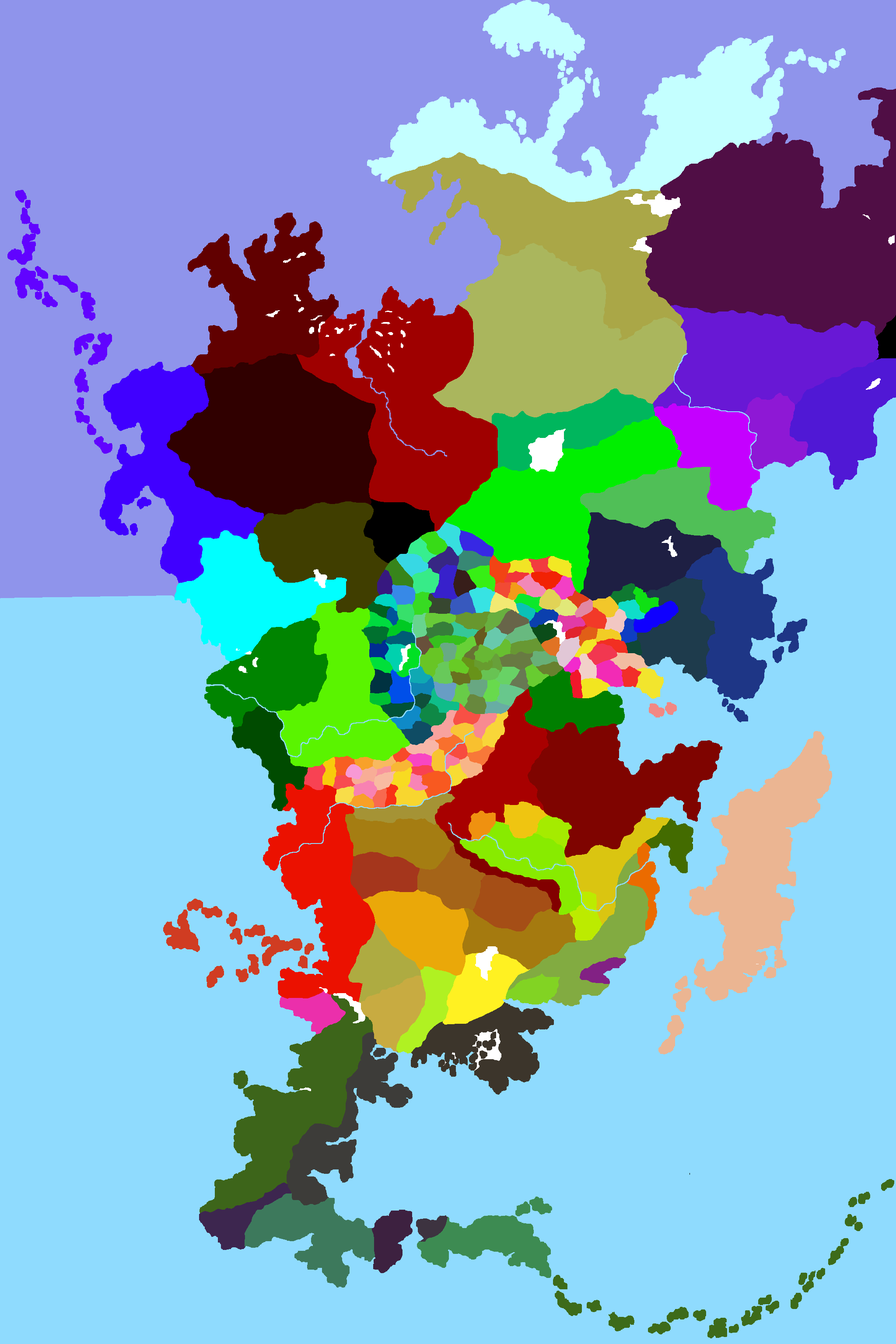
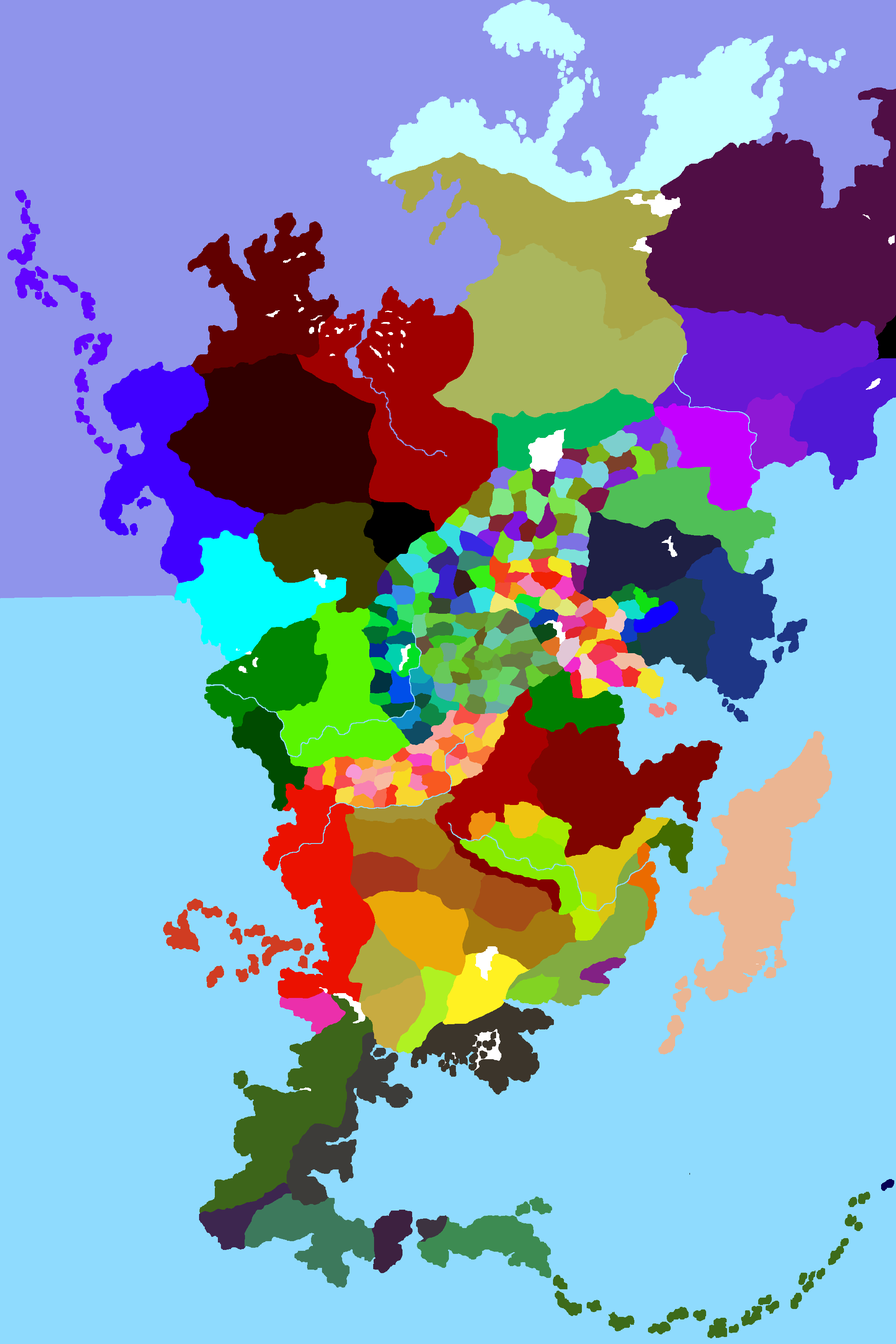
Layer changes from the first 896 x 1344 image to the second:
painted on "Ebene 0" over (444, 415, 894, 1191)
painted on "Ebene 1" over (444, 424, 670, 594)
